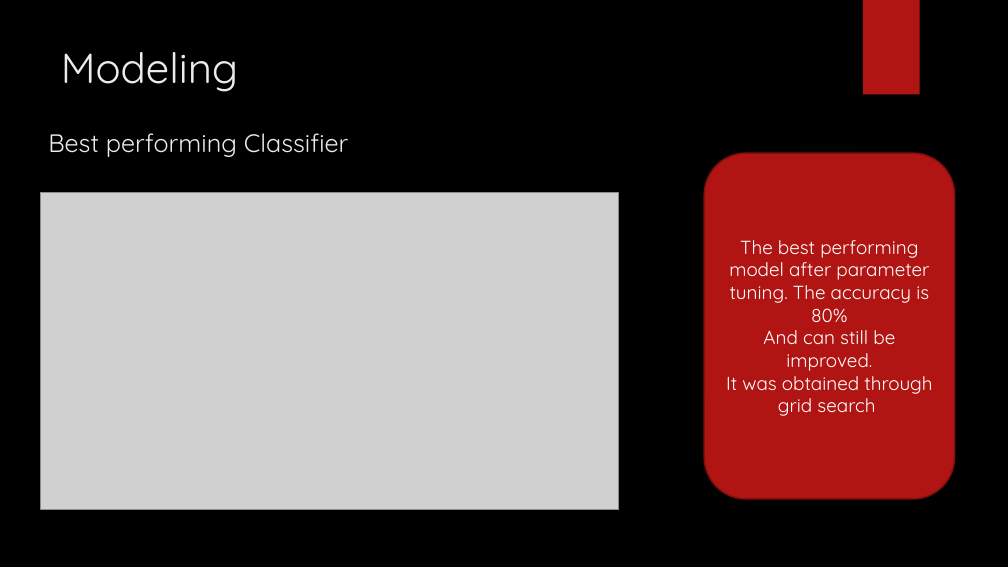
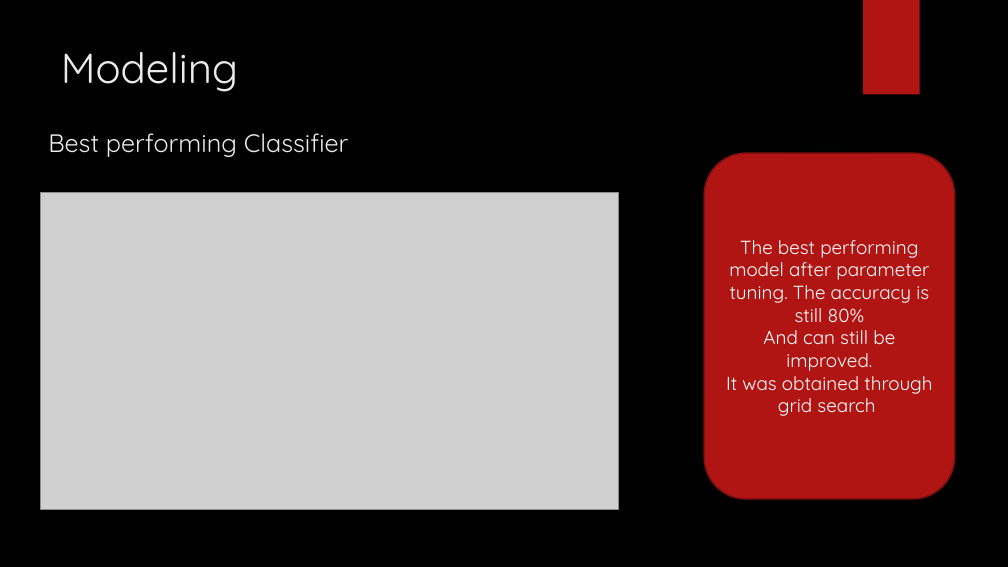
Before and after one commit to SelectTshepo/Presentation, a slide deck: slide 15 of Presentation.pptx (slide 13 before the commit). Drawn at 1008x567 pixels with LibreOffice and Linux fonts; fonts in the diff are those of the drawing; grey boxes stand for pictures; background and template pictures are left out. Boxes give left, top, right and bottom in pixels: in the first picture for what was removed or moved away, otherwise in the second. Text is boxed around its words. In the diff, an @@ line names an element or a change of style, - is before the commit and + after.

```diff
--- a/Presentation.pptx
+++ b/Presentation.pptx
@@ text in rounded rectangle at bbox=[729, 240, 929, 322]: text changed @@
-The best performing model after parameter tuning. The accuracy is 80%
+The best performing model after parameter tuning. The accuracy is still 80%
```
Also in this commit, not shown: 10 other slides changed, 6 slides added, 2 slides removed.
